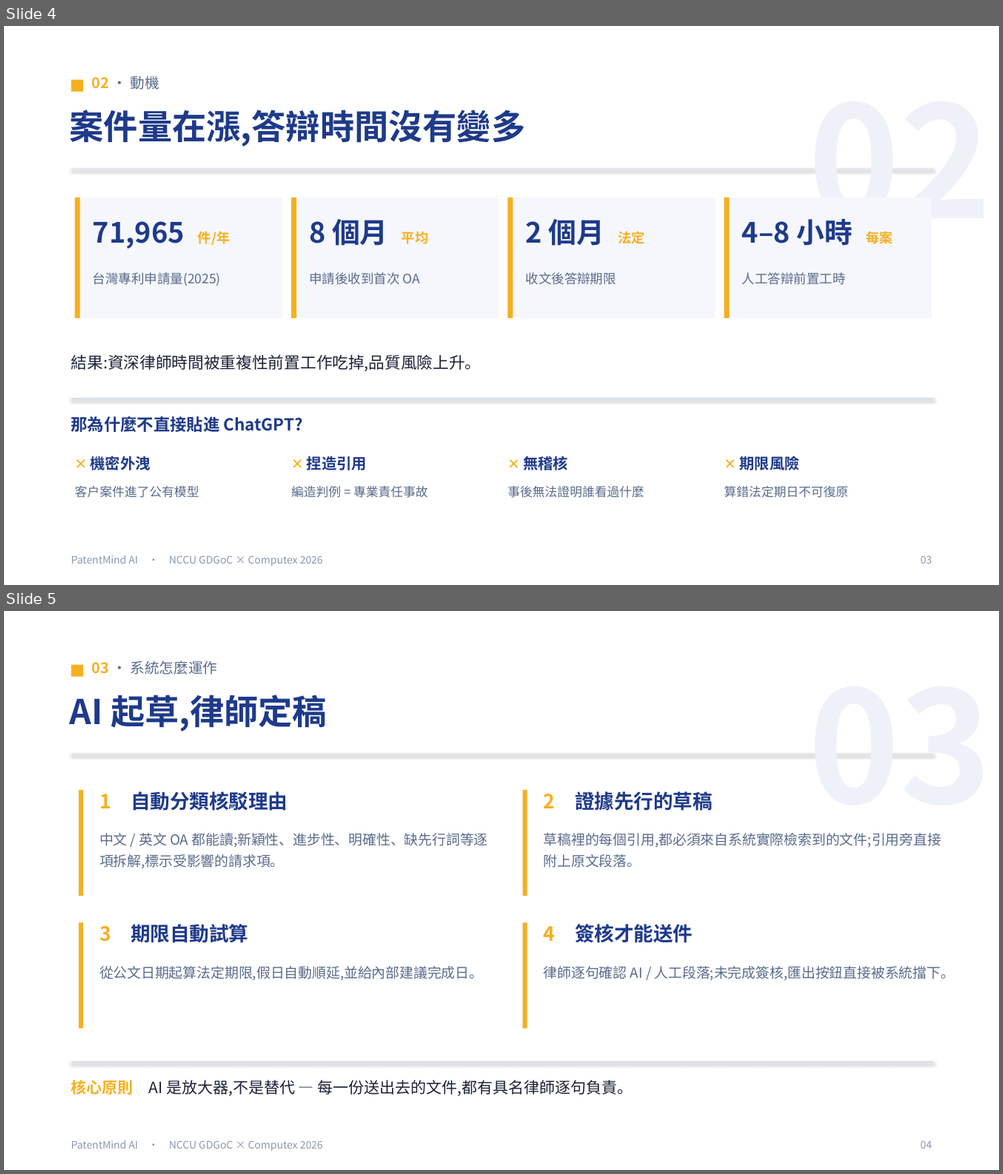
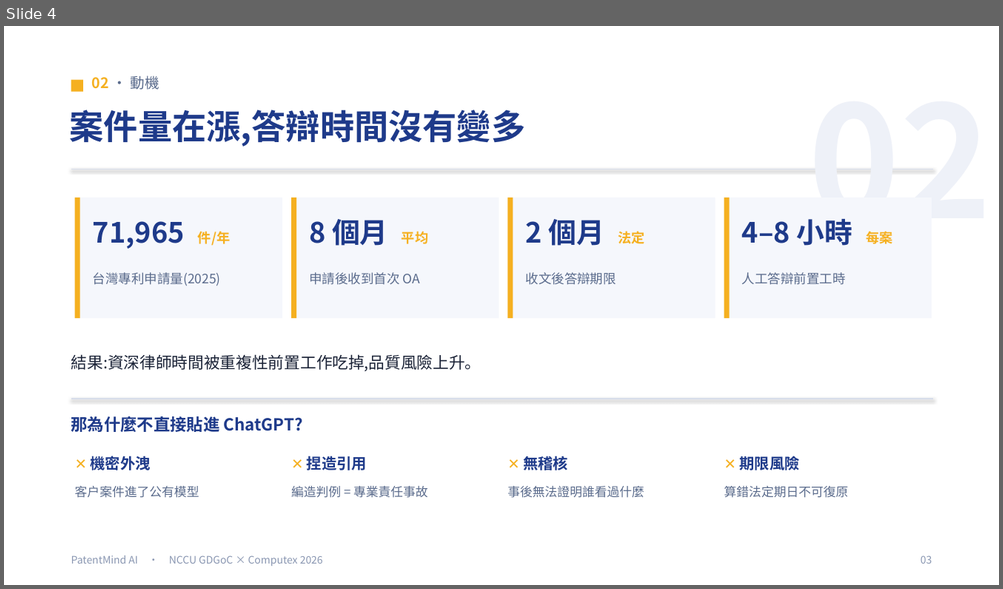
Before and after one commit to Adrian-Kao/shin-lee, a slide deck: presentation/PatentMind_簡報.pptx. Shown one above the other, each under a label of ours: slides 4 and 5 before the commit, slide 4 after it. The pictures are 1003x1174 and 1003x589 pixels, drawn with LibreOffice and Linux fonts; fonts in the diff are those of the drawing. Boxes give left, top, right and bottom in pixels: in the first picture for what was removed or moved away, otherwise in the second. Text is boxed around its words. In the diff, an @@ line names an element or a change of style, - is before the commit and + after.

```diff
--- a/presentation/PatentMind_簡報.pptx
+++ b/presentation/PatentMind_簡報.pptx
@@ slide 5 removed at box(4, 611, 999, 1170), background #FFFFFF @@
@@ rectangle removed at box(71, 665, 83, 677) @@
@@ text removed at box(92, 661, 218, 675) @@
-03 · 系統怎麼運作
@@ text removed at box(70, 695, 327, 732) @@
-AI 起草,律師定稿
@@ elbow line removed from (71, 755) to (933, 755) @@
@@ rectangle removed at box(79, 790, 83, 896) @@
@@ text removed at box(99, 792, 287, 811) @@
-1 自動分類核駁理由
@@ rectangle removed at box(523, 790, 527, 896) @@
@@ text removed at box(543, 792, 712, 811) @@
-2 證據先行的草稿
@@ text removed at box(99, 833, 488, 869) @@
-中文 / 英文 OA 都能讀;新穎性、進步性、明確性、缺先行詞等逐項拆解,標示受影響的請求項。
@@ text removed at box(543, 833, 941, 868) @@
-草稿裡的每個引用,都必須來自系統實際檢索到的文件;引用旁直接附上原文段落。
@@ text removed at box(808, 833, 991, 841) @@
-03
@@ rectangle removed at box(79, 923, 83, 1029) @@
@@ text removed at box(99, 924, 248, 943) @@
-3 期限自動試算
@@ rectangle removed at box(523, 923, 527, 1029) @@
@@ text removed at box(543, 924, 692, 943) @@
-4 簽核才能送件
@@ text removed at box(99, 966, 483, 981) @@
-從公文日期起算法定期限,假日自動順延,並給內部建議完成日。
@@ text removed at box(543, 966, 955, 981) @@
-律師逐句確認 AI / 人工段落;未完成簽核,匯出按鈕直接被系統擋下。
@@ elbow line removed from (71, 1062) to (933, 1062) @@
@@ text removed at box(71, 1080, 633, 1096) @@
-核心原則 AI 是放大器,不是替代 — 每一份送出去的文件,都有具名律師逐句負責。
@@ text removed at box(71, 1141, 323, 1151) @@
-PatentMind AI · NCCU GDGoC × Computex 2026
@@ text removed at box(920, 1141, 932, 1149) @@
-04
```
Also in this commit, not shown: 10 slides changed, 3 slides added, 21 other files.
